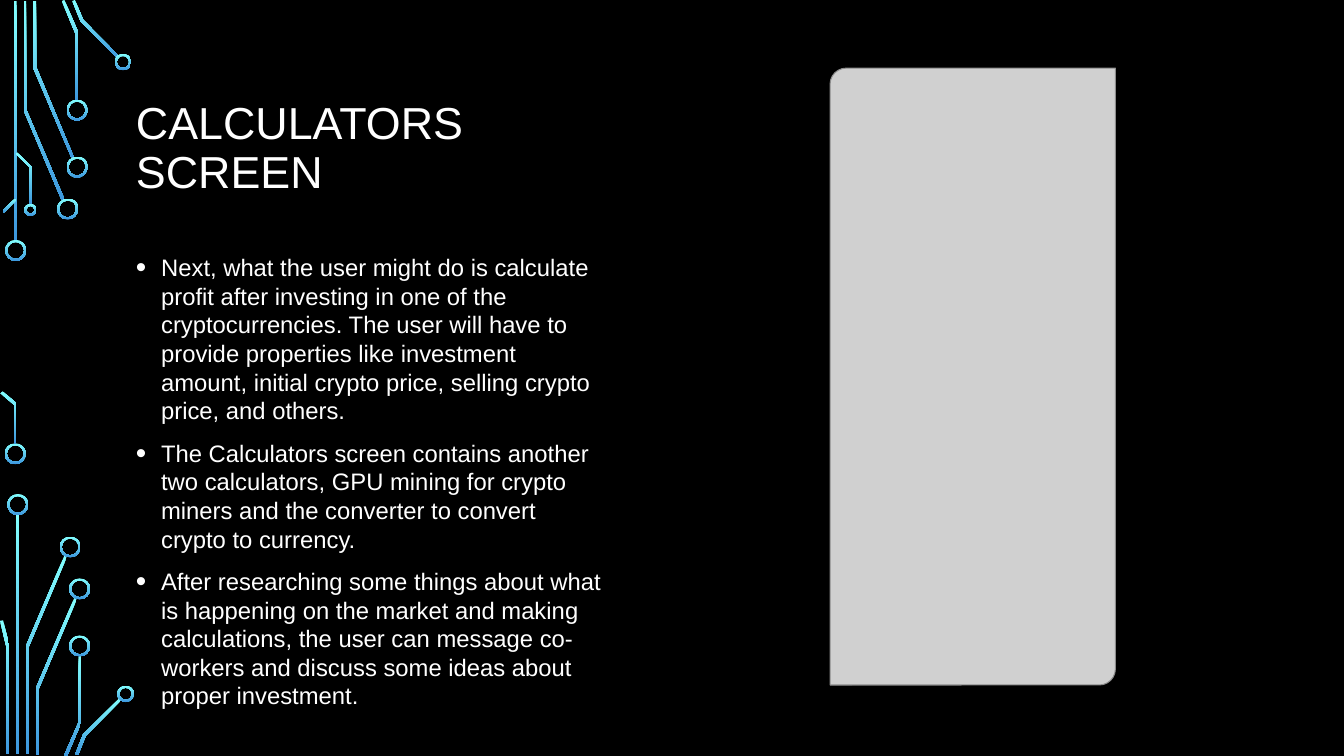
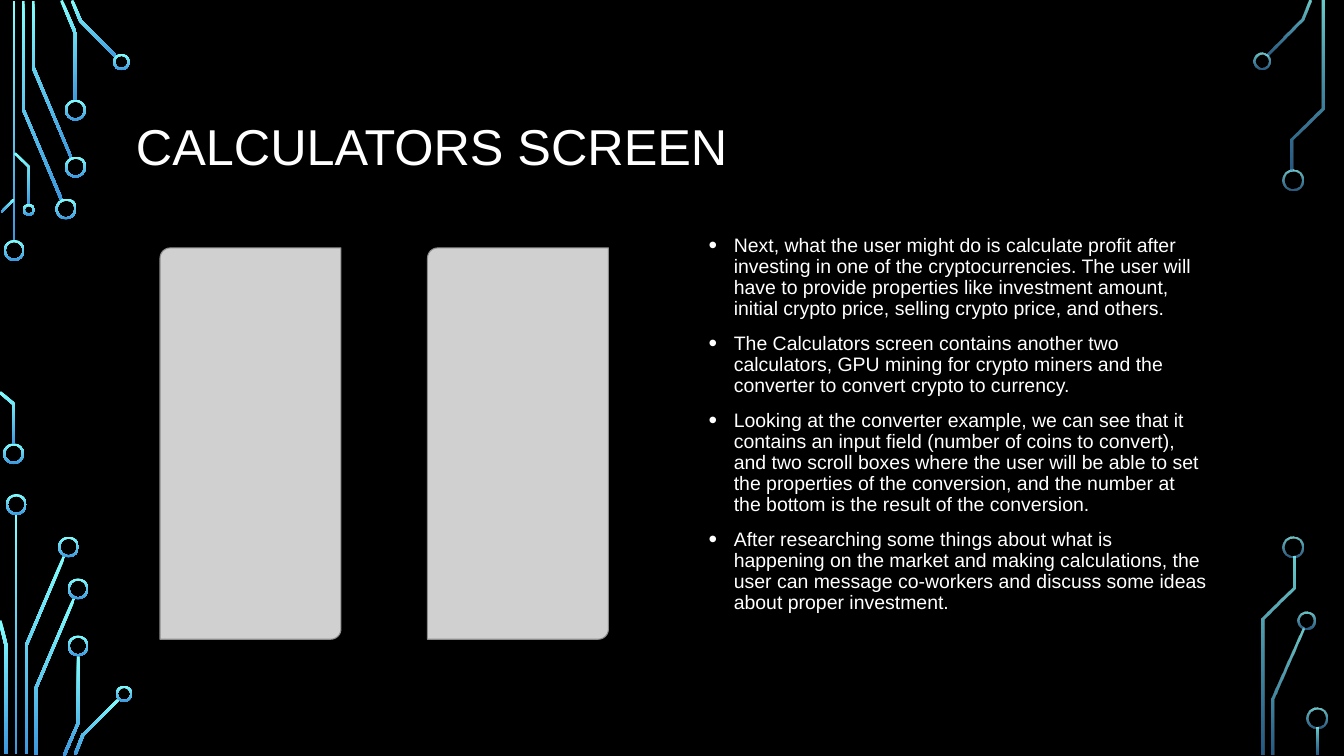
Before and after one commit to IvanZelenkov/Apex, a slide deck: slide 8 of Project Milestone 5/Apex.pptx (slide 7 before the commit). Drawn at 1344x756 pixels with LibreOffice and Linux fonts; fonts in the diff are those of the drawing; grey boxes stand for pictures; background and template pictures are left out. Boxes give left, top, right and bottom in pixels: in the first picture for what was removed or moved away, otherwise in the second. Text is boxed around its words. In the diff, an @@ line names an element or a change of style, - is before the commit and + after.

```diff
--- a/Project Milestone 5/Apex.pptx
+++ b/Project Milestone 5/Apex.pptx
@@ rectangle removed at <box>0,0,1344,756</box> @@
@@ title "CALCULATORS SCREEN" at <box>136,129,727,166</box>: size 32 to 36 pt @@
@@ text "Next, what the user might ...": place and size @@
-text "Next, what the user might ..." at <box>161,258,600,709</box>
+text "Next, what the user might ..." at <box>734,238,1206,613</box>
@@ text at <box>734,238,1206,613</box>: size 17 to 13.9 pt in "Next, what the user might do is ...", "The Calculators screen contains another two calculators, ...", "After researching some things about what is ..."; line spacing 1 to 0.9 @@
@@ picture: place and size @@
-picture at <box>830,69,1115,686</box>
+picture at <box>160,248,342,639</box>
@@ picture added at <box>427,248,609,639</box> @@
@@ text at <box>734,413,1199,512</box>: paragraph added @@
+• Looking at the converter example, we can see that it contains an input field (number of coins to convert), and two scroll boxes where the user will be able to set the properties of the conversion, and the number at the bottom is the result of the conversion.
@@ group removed at <box>0,0,134,756</box>: 24 freeform shapes, 2 rectangles @@
@@ group added at <box>3,52,1328,754</box>: 19 freeform shapes @@
```
Also in this commit, not shown: 5 other slides changed, 2 slides added.
